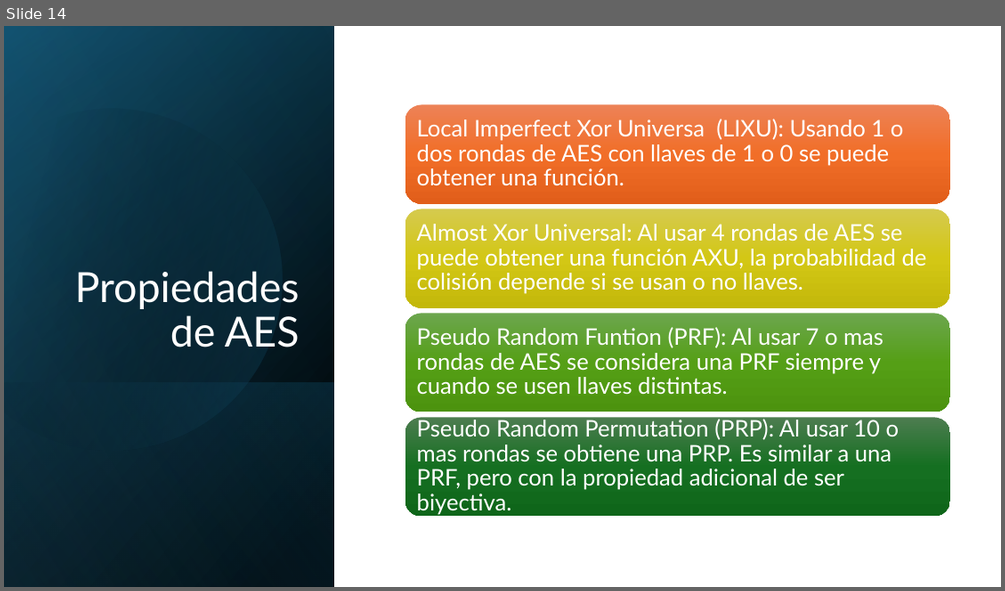
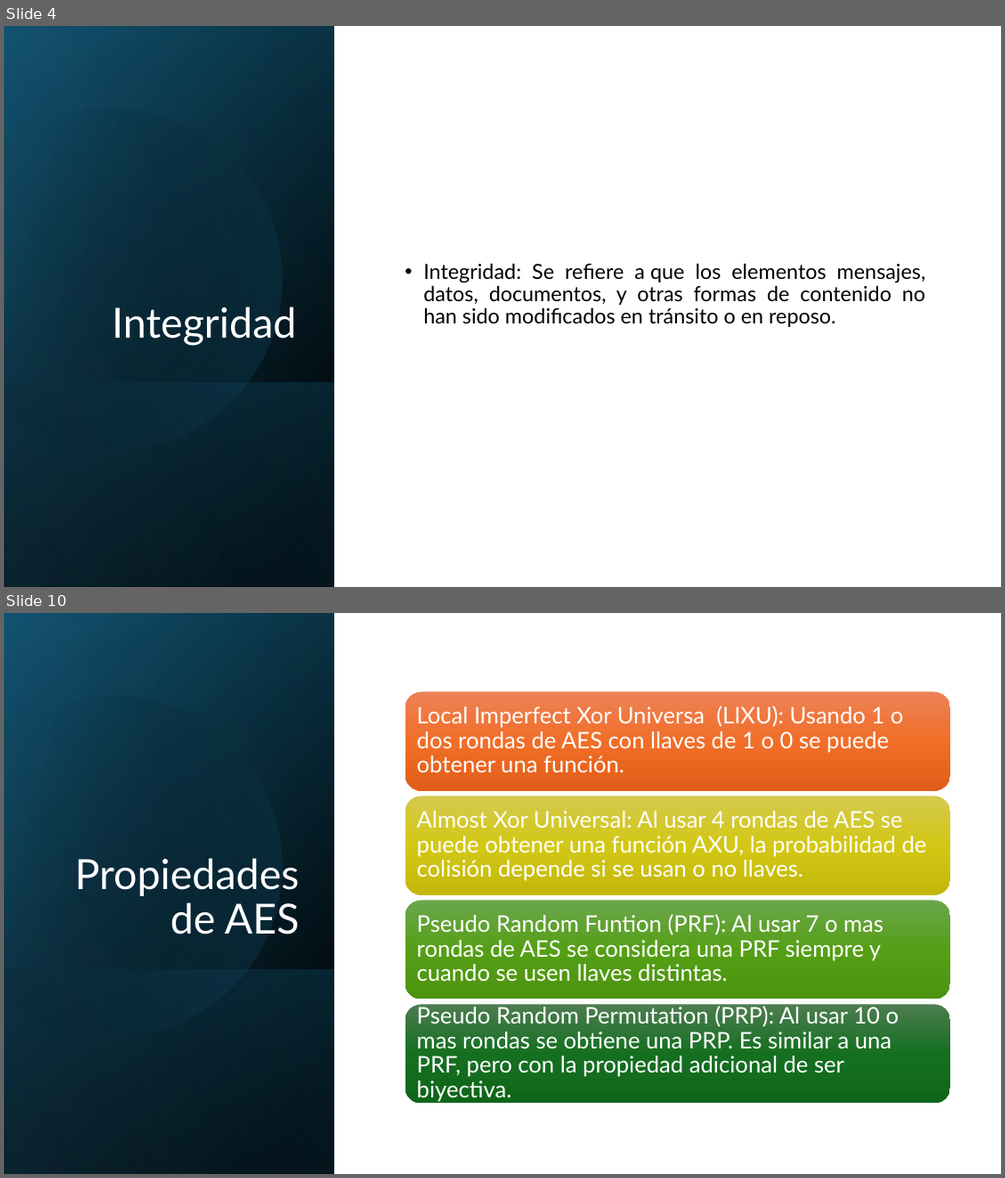
Before and after one commit to AlexPs06/Funciones-hash-vectorizadas, a slide deck: presentacion cripto hash.pptx. Shown one above the other, each under a label of ours: slide 14 before the commit, slides 4 and 10 after it; the slides between them are not shown. The pictures are 1005x591 and 1005x1178 pixels, drawn with LibreOffice and Linux fonts; fonts in the diff are those of the drawing. Boxes give left, top, right and bottom in pixels: in the first picture for what was removed or moved away, otherwise in the second. Text is boxed around its words. In the diff, an @@ line names an element or a change of style, - is before the commit and + after.

```diff
--- a/presentacion cripto hash.pptx
+++ b/presentacion cripto hash.pptx
@@ slide 4 added at <box>4,26,1001,587</box>, background #FFFFFF @@
@@ rectangle added at <box>4,26,1001,587</box>, fill #FFFFFF @@
@@ rectangle added at <box>4,26,334,587</box>, fill gradient #000000 to #104862 @@
@@ rectangle added at <box>4,27,334,587</box>, fill gradient #000000 to #156082 @@
@@ rectangle added at <box>4,26,334,586</box>, fill gradient #000000 to #46B1E1 @@
@@ freeform shape added at <box>4,68,324,484</box>, fill gradient #000000 to #156082 @@
@@ text added at <box>423,263,926,327</box>, 20 pt, text #000000 @@
+• Integridad: Se refiere a que los elementos mensajes, datos, documentos, y otras formas de contenido no han sido modificados en tránsito o en reposo.
@@ title added at <box>112,306,296,346</box>, 40 pt, text #FFFFFF @@
+Integridad
@@ rectangle added at <box>4,382,334,587</box>, fill gradient #156082 to #000000 @@
@@ what was slide 14 is now slide 10 @@
```
Also in this commit, not shown: 2 slides changed, 13 other slides added, 5 slides removed.
